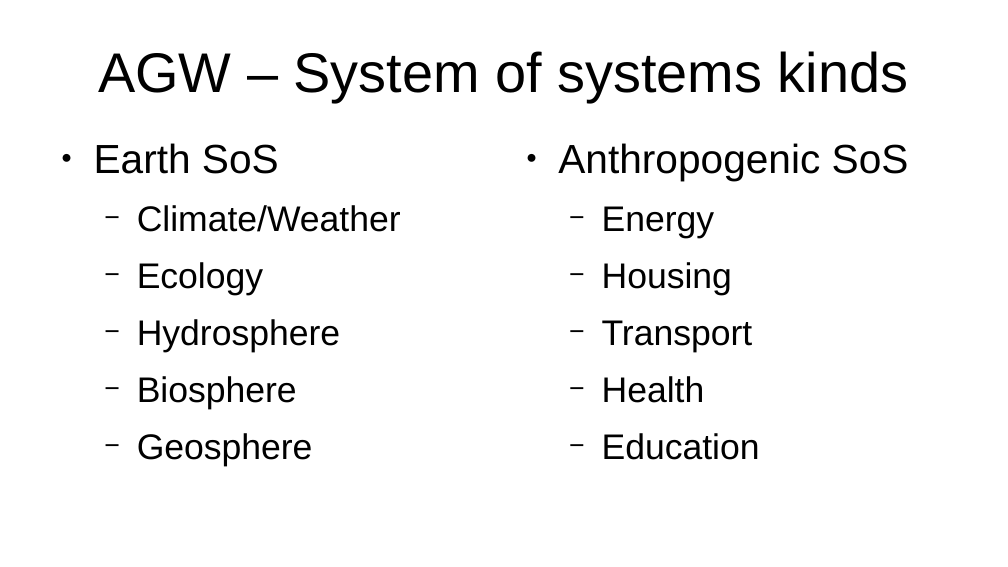
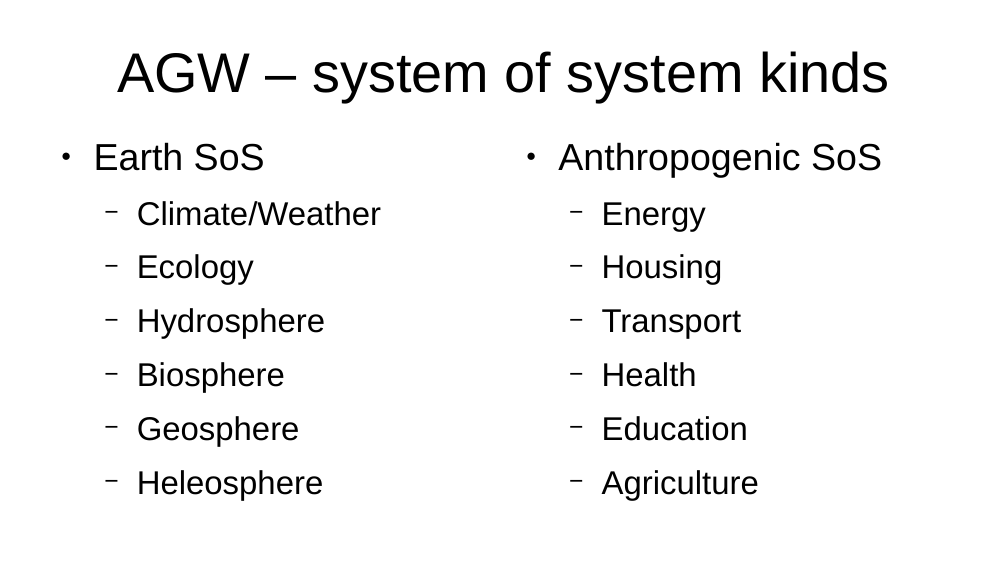
Before and after one commit to YorkEarwaker/Climate-Model, a slide deck: slide 10 of ppm/anthropogenic-global-warming-context.odp. Drawn at 1008x567 pixels with LibreOffice and Linux fonts; fonts in the diff are those of the drawing. Boxes give left, top, right and bottom in pixels: in the first picture for what was removed or moved away, otherwise in the second. Text is boxed around its words. In the diff, an @@ line names an element or a change of style, - is before the commit and + after.

Commit message:
update

```diff
--- a/ppm/anthropogenic-global-warming-context.odp
+++ b/ppm/anthropogenic-global-warming-context.odp
@@ title at <box>117,51,889,102</box>: text changed @@
-AGW – System of systems kinds
+AGW – system of system kinds
@@ text at <box>94,142,381,447</box>: size 32 to 29.6 pt in "Earth SoS"; size 28 to 25.9 pt in "Climate/Weather", "Ecology", "Hydrosphere", "Biosphere" and 1 more places @@
@@ text at <box>558,142,882,441</box>: size 32 to 29.6 pt in "Anthropogenic SoS"; size 28 to 25.9 pt in "Energy", "Housing", "Transport", "Health" and 1 more places @@
@@ text at <box>137,470,324,501</box>: paragraph added @@
+  − Heleosphere
@@ text at <box>602,470,759,501</box>: paragraph added @@
+  − Agriculture
```
Also in this commit, not shown: 1 other slide changed.
